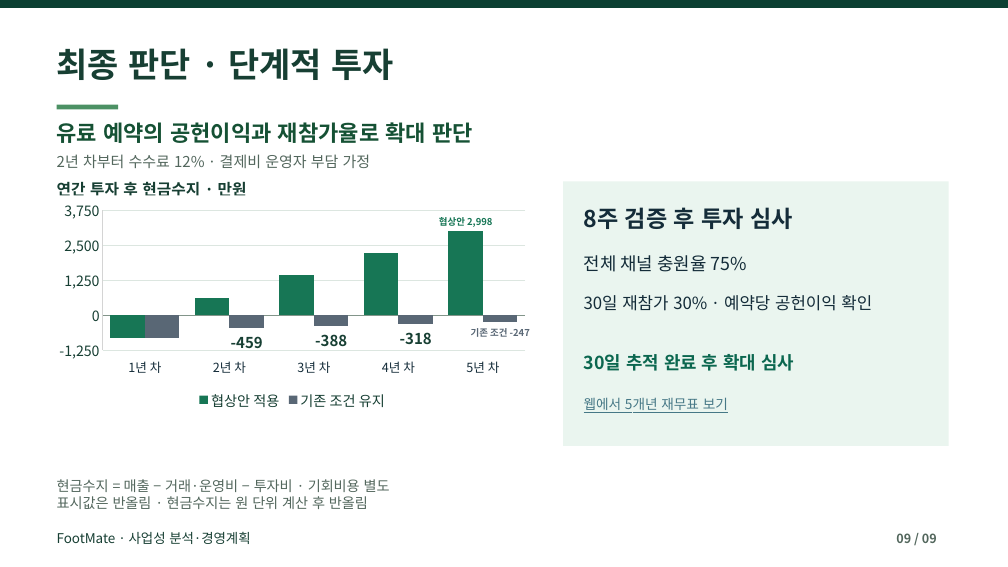
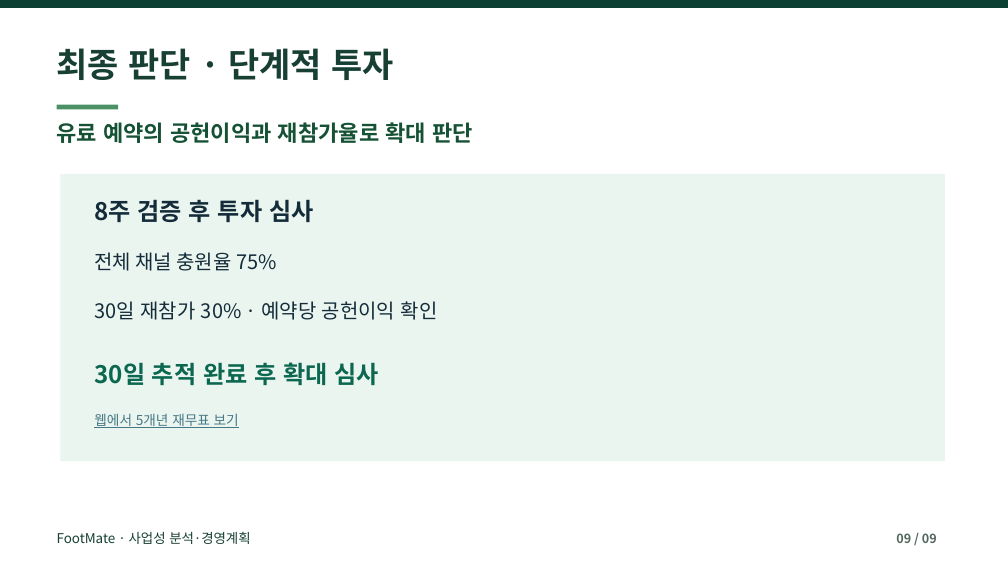
Before and after one commit to dohyunkimmm/footmate-case-study, a slide deck: slide 9 of src/case-study/downloads/footmate_report.pptx. Drawn at 1008x567 pixels with LibreOffice and Linux fonts; fonts in the diff are those of the drawing. Boxes give left, top, right and bottom in pixels: in the first picture for what was removed or moved away, otherwise in the second. Text is boxed around its words. In the diff, an @@ line names an element or a change of style, - is before the commit and + after.

```diff
--- a/src/case-study/downloads/footmate_report.pptx
+++ b/src/case-study/downloads/footmate_report.pptx
@@ text removed at <box>57,154,371,168</box> @@
-2년 차부터 수수료 12% · 결제비 운영자 부담 가정
@@ rectangle: place and size @@
-rectangle at <box>563,181,949,446</box>
+rectangle at <box>60,174,945,461</box>
@@ column chart removed at <box>50,195,535,413</box> @@
-categories: 1년 차, 2년 차, 3년 차, 4년 차, 5년 차
-협상안 적용: -800, 600, 1400, 2200, 3000
-기존 조건 유지: -815, -459, -388, -318, -247
@@ text removed at <box>57,181,247,196</box> @@
-연간 투자 후 현금수지 · 만원
@@ text "8주 검증 후 투자 심사": place and size @@
-text "8주 검증 후 투자 심사" at <box>584,207,792,229</box>
+text "8주 검증 후 투자 심사" at <box>94,199,313,222</box>
@@ text "8주 검증 후 투자 심사" at <box>94,199,313,222</box>: size 22 to 23 pt @@
@@ text "전체 채널 충원율 75%": place and size @@
-text "전체 채널 충원율 75%" at <box>584,255,747,272</box>
+text "전체 채널 충원율 75%" at <box>94,252,276,271</box>
@@ text "전체 채널 충원율 75%" at <box>94,252,276,271</box>: size 17 to 19 pt @@
@@ text "30일 재참가 30% · 예약당 ...": place and size @@
-text "30일 재참가 30% · 예약당 ..." at <box>584,295,872,311</box>
+text "30일 재참가 30% · 예약당 ..." at <box>94,301,438,320</box>
@@ text "30일 재참가 30% · 예약당 ..." at <box>94,301,438,320</box>: size 16 to 19 pt @@
@@ text "30일 추적 완료 후 확대 ...": place and size @@
-text "30일 추적 완료 후 확대 ..." at <box>584,354,794,371</box>
+text "30일 추적 완료 후 확대 ..." at <box>94,362,379,385</box>
@@ text "30일 추적 완료 후 확대 ..." at <box>94,362,379,385</box>: size 17 to 23 pt @@
@@ text "웹에서 5개년 재무표 보기": place and size @@
-text "웹에서 5개년 재무표 보기" at <box>584,397,728,413</box>
+text "웹에서 5개년 재무표 보기" at <box>94,413,239,428</box>
@@ text removed at <box>57,479,390,509</box> @@
-현금수지 = 매출 − 거래·운영비 − 투자비 · 기회비용 별도
-표시값은 반올림 · 현금수지는 원 단위 계산 후 반올림
```
Also in this commit, not shown: 1 other slide changed, 16 other files.
